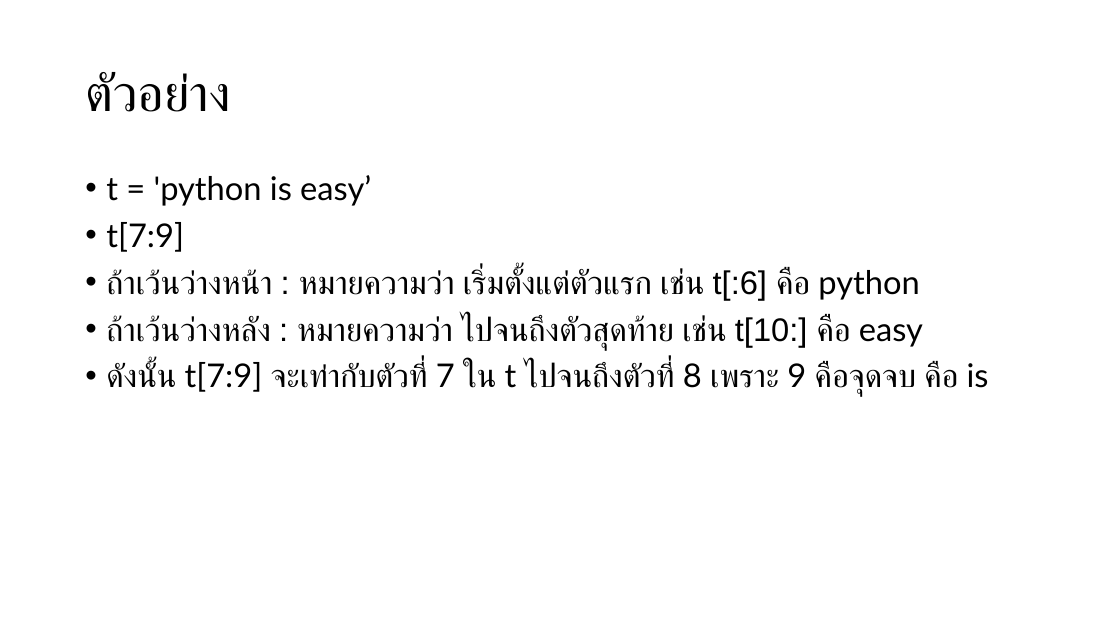
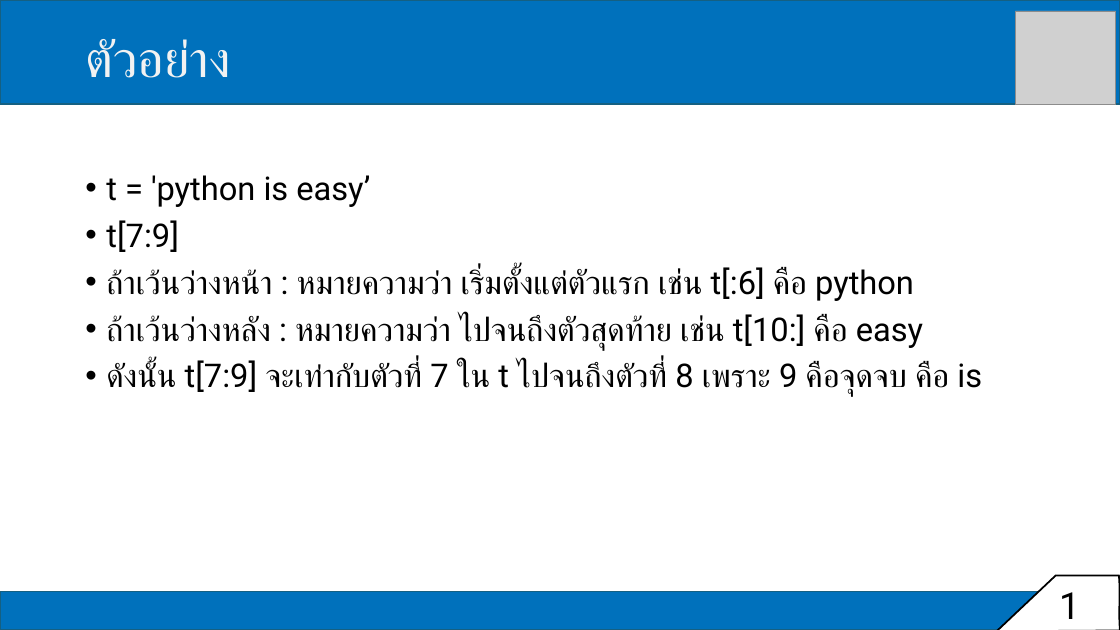
Before and after one commit to tohnperfect/Course-DS-Programming-and-Data-Viz, a slide deck: slide 12 of PPT/Class period 1.pptx. Drawn at 1120x630 pixels with LibreOffice and Linux fonts; fonts in the diff are those of the drawing; grey boxes stand for pictures. Boxes give left, top, right and bottom in pixels: in the first picture for what was removed or moved away, otherwise in the second. Text is boxed around its words. In the diff, an @@ line names an element or a change of style, - is before the commit and + after.

```diff
--- a/PPT/Class period 1.pptx
+++ b/PPT/Class period 1.pptx
@@ rectangle added at <box>0,0,1120,104</box>, fill #0071BC, outline #156082 1.5 pt @@
@@ title "ตัวอย่าง": place and size @@
-title "ตัวอย่าง" at <box>85,72,230,112</box>
+title "ตัวอย่าง" at <box>85,39,230,78</box>
@@ title "ตัวอย่าง" at <box>85,39,230,78</box>: font Lato to Roboto, text colour #000000 to #F2F2F2 @@
@@ picture added at <box>1016,11,1117,104</box> @@
@@ text "t = 'python is easy’" at <box>106,175,982,397</box>: font Lato to Roboto in "t = 'python is easy’", "t[7:9]", "python", "easy" and 1 more places; font Arial to Roboto in "ถ้าเว้นว่างหน้า : หมายความว่า เริ่มตั้งแต่ตัวแรก เช่น t[:6]  ...", "ถ้าเว้นว่างหลัง : หมายความว่า ไปจนถึงตัวสุดท้าย เช่น t[10:]  ...", "ดังนั้น" @@
@@ rectangle added at <box>0,592,1120,630</box>, fill #0071BC, outline #156082 1.5 pt @@
@@ freeform shape added at <box>996,576,1120,630</box>, fill #FFFFFF, outline #000000 1.5 pt @@
@@ text added at <box>1051,578,1102,630</box>, 32 pt, text #000000 @@
+12
```
Also in this commit, not shown: 16 other slides changed, 2 other files.
